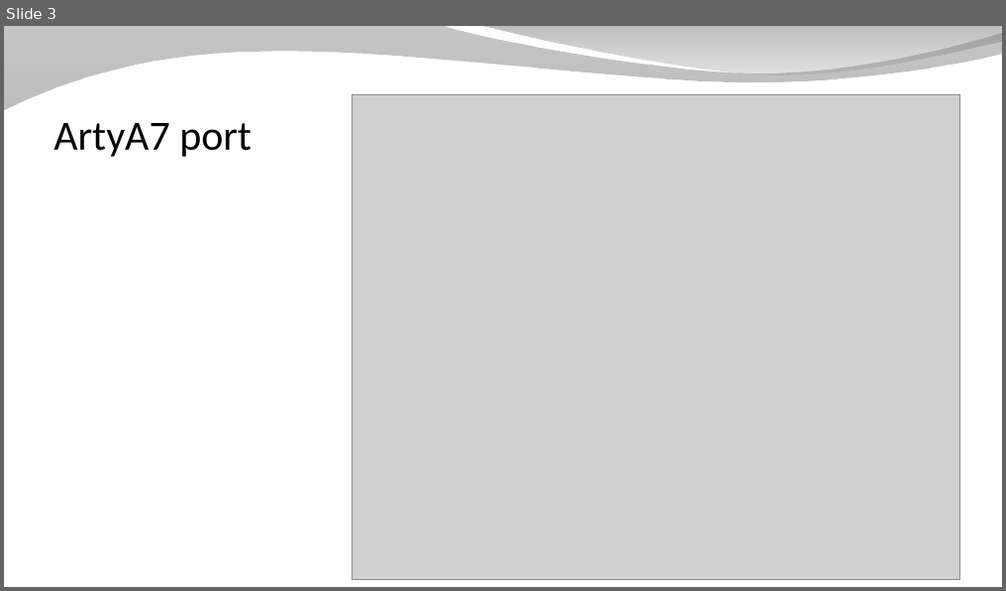
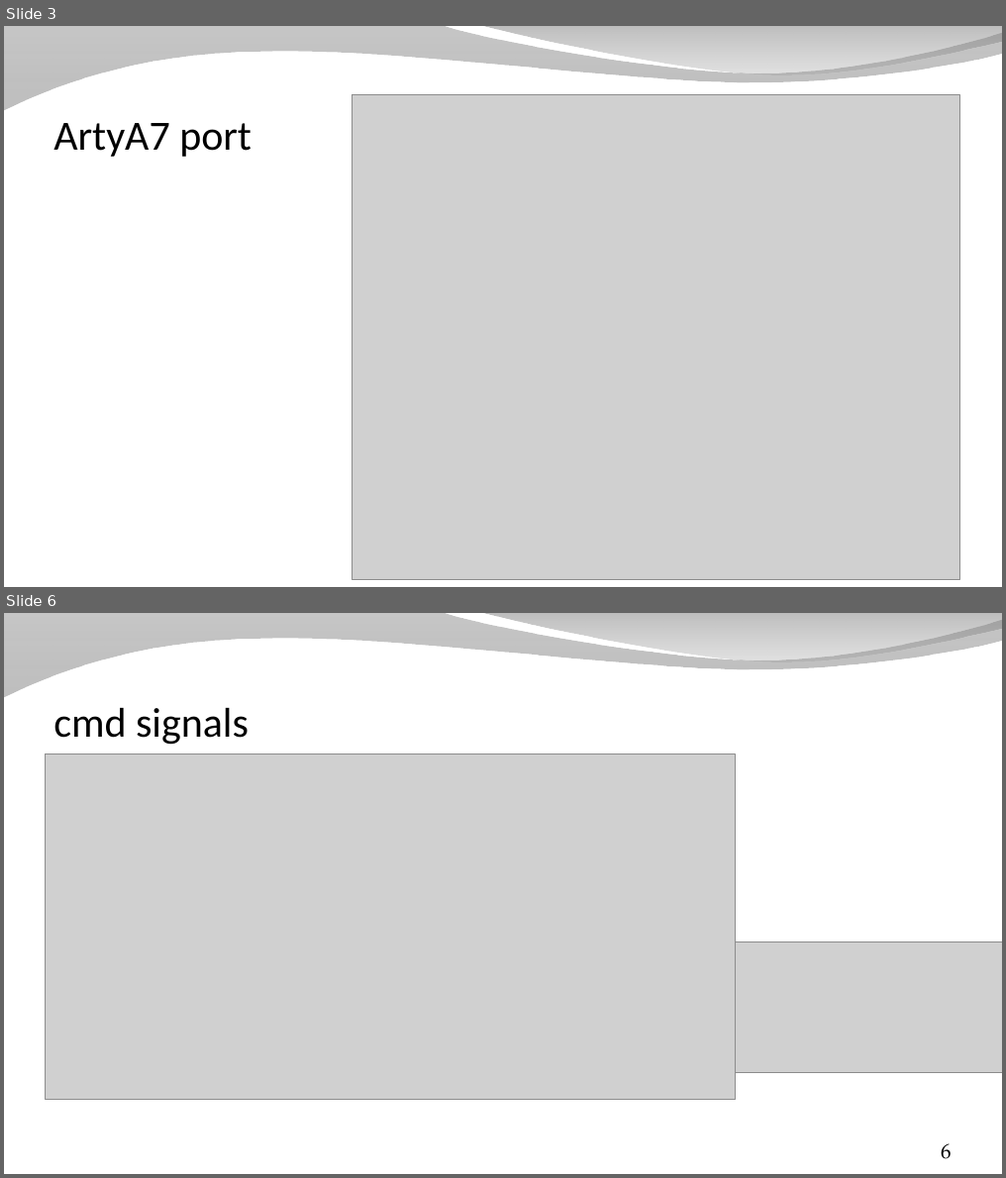
Before and after one commit to SpinalHDL/SpinalDoc, a slide deck: presentation/en/workshop/saxonsoc.odp. Shown one above the other, each under a label of ours: slide 3 before the commit, slides 3 and 6 after it; the slides between them are not shown. The pictures are 1006x591 and 1006x1178 pixels, drawn with LibreOffice and Linux fonts; fonts in the diff are those of the drawing; grey boxes stand for pictures; background and template pictures are left out. Boxes give left, top, right and bottom in pixels: in the first picture for what was removed or moved away, otherwise in the second. Text is boxed around its words. In the diff, an @@ line names an element or a change of style, - is before the commit and + after.

```diff
--- a/presentation/en/workshop/saxonsoc.odp
+++ b/presentation/en/workshop/saxonsoc.odp
@@ slide 6 added at (4, 613, 1002, 1174), background picture (left out); not listed: 2 template elements that a slide beside it also shows @@
@@ title added at (54, 708, 249, 745), 40 pt, text #000000 @@
+cmd signals
@@ picture added at (46, 755, 734, 1099) @@
@@ picture added at (641, 942, 1002, 1073) @@
@@ page number added at (941, 1144, 951, 1159), 20 pt, text #000000 @@
+6
```
Also in this commit, not shown: 3 slides changed, 4 other slides added, 4 other files.
